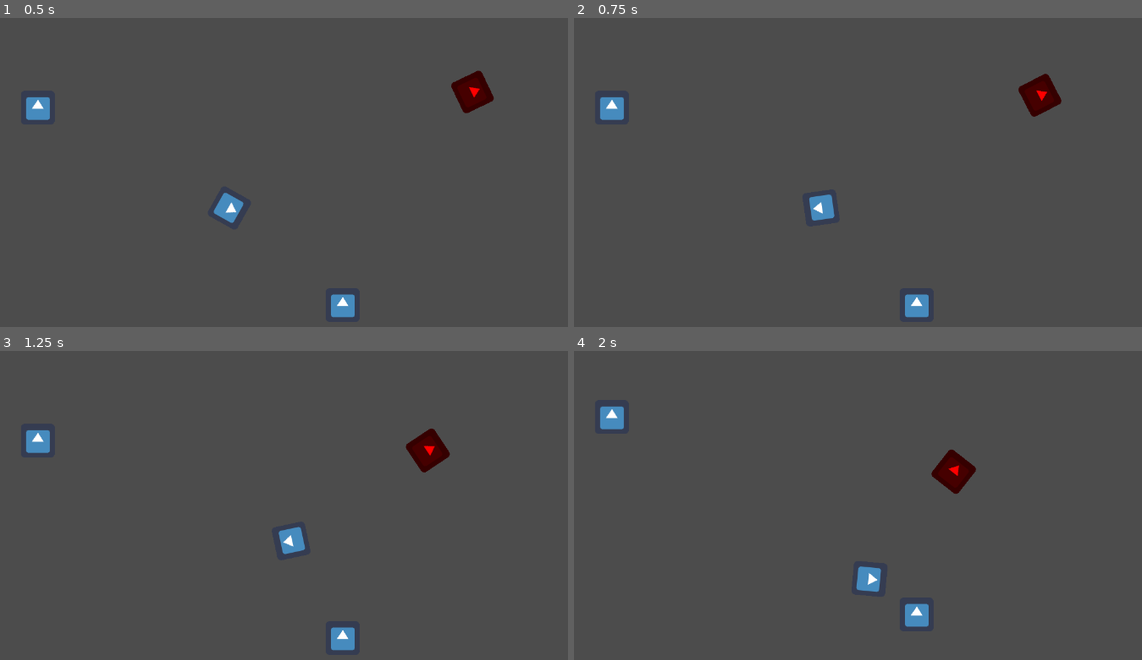
Above: before the commit, frames 1-4 (two rows, left to right).
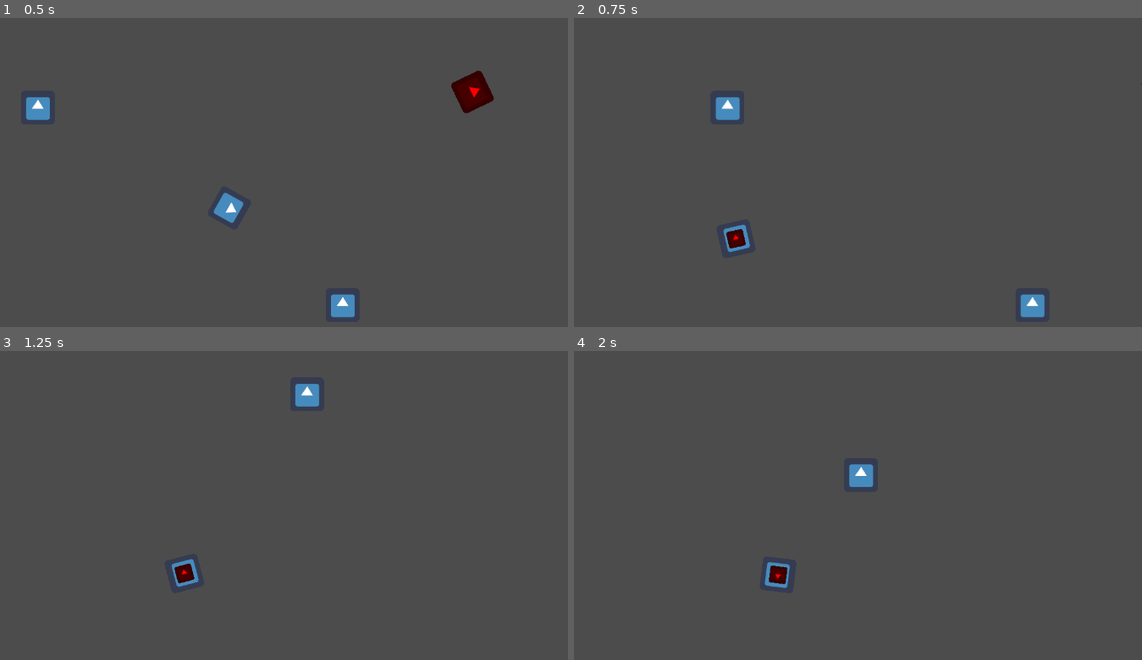
Above: after the commit, the same moments.

Repository: cypher31/mega_cat
Game: Godot game, scene res://scenes/main_world.tscn
Two runs of this game, one before a commit and one after it. Both use one fixed random seed, a clock stepped at 60 frames per second and the inputs below. The engine's default icon, where the game draws it, is replaced by a stand-in: a white triangle on a blue panel in a dark square.
Inputs (mouse positions are in pixels of both pictures, inside the frame that each line leads up to):
- Up to frame 1 (0.5 s): no input
- Up to frame 2 (0.75 s): tap Enter at 0.5 s; move the mouse to (954, 187) at 0.52 s; press the mouse at (954, 187) at 0.53 s; hold Right (direction_right) from 0.53 s (still down)
- Up to frame 3 (1.25 s): keep holding Right (direction_right)
- Up to frame 4 (2 s): move the mouse to (670, 561) at 1.27 s; release Right (direction_right) at 1.28 s; release the mouse at (670, 561) at 1.28 s; hold Down (direction_down) from 1.28 s (still down); click (670, 561) at 1.35 s

Frame 1 is identical in both runs. In frame 2, 2.5% of the frame differs, in the area x 4-100%, y 18-97%; in frame 3, 2.2%; in frame 4, 2.2%.

Commit message:
Projectile set up

Diff:
--- a/project.godot
+++ b/project.godot
@@ -33,6 +33,8 @@
  ]
 direction_down=[ Object(InputEventKey,"resource_local_to_scene":false,"resource_name":"","device":0,"alt":false,"shift":false,"control":false,"meta":false,"command":false,"pressed":false,"scancode":16777234,"unicode":0,"echo":false,"script":null)
  ]
+shoot=[ Object(InputEventMouseButton,"resource_local_to_scene":false,"resource_name":"","device":0,"alt":false,"shift":false,"control":false,"meta":false,"command":false,"button_mask":0,"position":Vector2( 0, 0 ),"global_position":Vector2( 0, 0 ),"factor":1.0,"button_index":1,"pressed":false,"doubleclick":false,"script":null)
+ ]
 
 [rendering]
 
--- a/scenes/projectile.tscn
+++ b/scenes/projectile.tscn
@@ -1,4 +1,12 @@
-[gd_scene format=2]
+[gd_scene load_steps=4 format=2]
+
+[ext_resource path="res://scripts/projectile.gd" type="Script" id=1]
+[ext_resource path="res://icon.png" type="Texture" id=2]
+
+[sub_resource type="RectangleShape2D" id=1]
+
+custom_solver_bias = 0.0
+extents = Vector2( 13.7143, 13.8065 )
 
 [node name="projectile" type="KinematicBody2D" index="0"]
 
@@ -6,3 +14,15 @@
 collision_layer = 1
 collision_mask = 1
 collision/safe_margin = 0.08
+script = ExtResource( 1 )
+
+[node name="Sprite" type="Sprite" parent="." index="0"]
+
+modulate = Color( 1, 0, 0, 1 )
+scale = Vector2( 0.5, 0.5 )
+texture = ExtResource( 2 )
+_sections_unfolded = [ "Transform", "Visibility" ]
+
+[node name="CollisionShape2D" type="CollisionShape2D" parent="." index="1"]
+
+shape = SubResource( 1 )
--- a/scripts/player.gd
+++ b/scripts/player.gd
@@ -57,8 +57,8 @@
 
 func _input(event):
 	if event.is_action_pressed("shoot"):
-		var projectile_id = get_node("/root/global").scene_dictionary["bullet"].get_instance_id();
-		var instance = instance_from_id(projectile_id)
-		add_child(instance);
+		print(true)
+		var projectile = get_node("/root/global").scene_loader["bullet"].instance();
+		add_child(projectile);
 #		instance.set_global_position(global_position);
 	pass
--- /dev/null
+++ b/scripts/projectile.gd
@@ -0,0 +1,15 @@
+extends KinematicBody2D
+
+# class member variables go here, for example:
+# var a = 2
+# var b = "textvar"
+
+func _ready():
+	# Called every time the node is added to the scene.
+	# Initialization here
+	pass
+
+#func _process(delta):
+#	# Called every frame. Delta is time since last frame.
+#	# Update game logic here.
+#	pass
